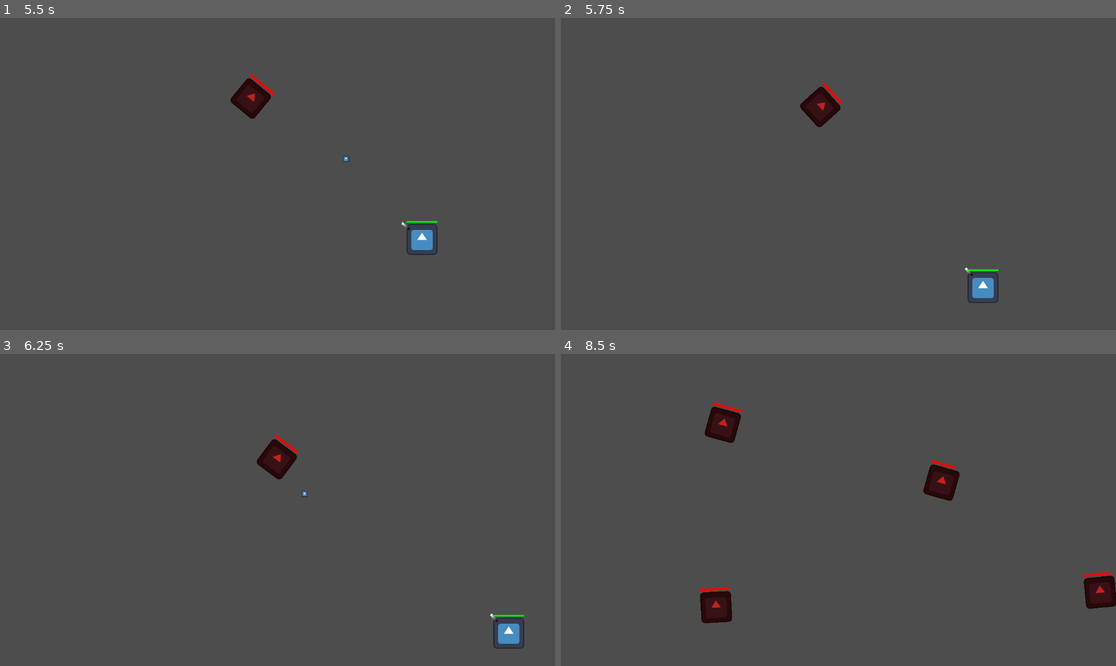
Above: before the commit, frames 1-4 (two rows, left to right).
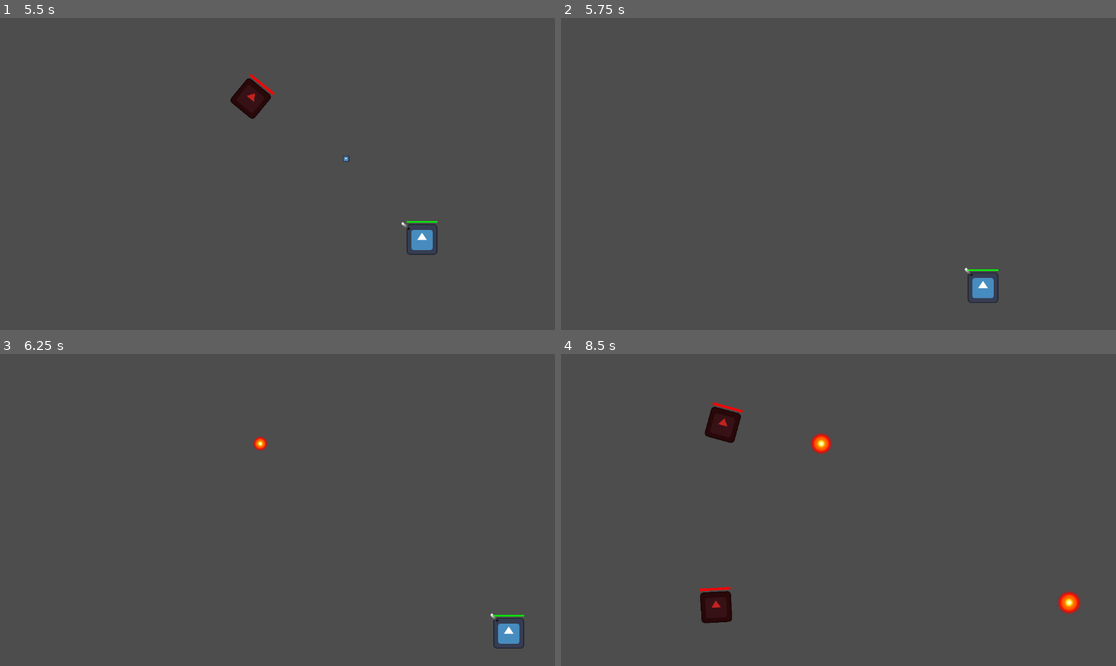
Above: after the commit, the same moments.

Repository: specialOne16/Godot-Wild-Jam-87
Game: Godot game, scene res://world/world.tscn
The game is run twice, just before and just after one commit, with the same random seed, the same clock (stepped at 60 frames per second) and the same inputs. The engine's default icon, where the game draws it, is replaced by a stand-in: a white triangle on a blue panel in a dark square.
Inputs (mouse positions are in pixels of both pictures, inside the frame that each line leads up to):
- Up to frame 1 (5.5 s): move the mouse to (399, 158) at 0.52 s; hold Right (right) 0.53-1.28 s; tap Space (attack) at 0.6, 1.35, 2.3, 3.05, 3.6, 4.35, 5.3 s; move the mouse to (166, 189) at 1.27 s; hold Down (down) 1.28-2.03 s; move the mouse to (333, 105) at 2.02 s; hold Right (right) 2.03-2.78 s; tap Q (build_wall) at 2.1, 5.1 s; move the mouse to (249, 236) at 2.77 s; hold Up (up) 2.78-3.53 s; click (249, 236) at 2.85 s; move the mouse to (444, 220) at 3.52 s; hold Left (left) 3.53-5.03 s; move the mouse to (111, 127) at 4.27 s; move the mouse to (305, 174) at 5.02 s; hold Down (down) from 5.03 s (still down)
- Up to frame 2 (5.75 s): keep holding Down (down)
- Up to frame 3 (6.25 s): move the mouse to (194, 432) at 5.77 s; release Down (down) at 5.78 s; hold Right (right) from 5.78 s (still down); click (194, 432) at 5.85 s; tap Space (attack) at 6.05 s
- Up to frame 4 (8.5 s): move the mouse to (960, 494) at 6.52 s; release Right (right) at 6.53 s; hold Up (up) 6.53-7.28 s; tap Space (attack) at 6.6, 7.35, 8.3 s; move the mouse to (727, 525) at 7.27 s; hold Right (right) 7.28-8.03 s; move the mouse to (894, 441) at 8.02 s; hold Down (down) from 8.03 s (still down); tap Q (build_wall) at 8.1 s

Frame 1 is identical in both runs. In frame 2, 0.6% of the frame differs, in the area x 43-75%, y 20-83%; in frame 3, 0.7%; in frame 4, 1.6%, in the area x 45-100%, y 25-84%.

Commit message:
enemies drop

Diff:
--- a/entities/enemies/ZombieData.gd
+++ b/entities/enemies/ZombieData.gd
@@ -3,3 +3,7 @@
 
 @export var zombie_health: float = 100.00
 @export var zombie_damage: float = 40
+
+var drops_list_items: Array =['wood','wood','wood','wood','wood','stone','stone','stone','steel','steel', 'hp','hp','hp','hp','damage','damage']
+#var drops_list_player_upgrades: Array =['hp','hp','hp','hp','damage','damage']
+var drop_count_ratio: Array = [1,1,1,1,1,1,1,1,2,2,2,3,3,4]
--- a/entities/enemies/ZombieData.tres
+++ b/entities/enemies/ZombieData.tres
@@ -1,7 +1,6 @@
 [gd_resource type="Resource" script_class="ZombieData" load_steps=2 format=3 uid="uid://dd6b64bybbe8m"]
 
-[ext_resource type="Script" uid="uid://da4kgm6q1v4hi" path="res://entities/enemies/zombie1.gd" id="1_f8rdj"]
+[ext_resource type="Script" uid="uid://b8ia7r3or2h7j" path="res://entities/enemies/ZombieData.gd" id="1_f8rdj"]
 
 [resource]
 script = ExtResource("1_f8rdj")
-metadata/_custom_type_script = "uid://da4kgm6q1v4hi"
--- a/entities/enemies/base/base_enemy.gd
+++ b/entities/enemies/base/base_enemy.gd
@@ -8,6 +8,8 @@
 @onready var hp_bar: TextureProgressBar = %enemyHpBar
 @onready var zombie_damage_timer: Timer = %ZombieDamageTimer
 @onready var zombie_range: Area2D = %ZombieRange
+const DROPS = preload("uid://b8v3hshx5sa78")
+
 
 var zombie_data := ResourceManager.zombie_data_rm
 var player_data := ResourceManager.player_data_rm
@@ -41,5 +43,11 @@
 	hp_bar.value = enemy_health
 
 	if enemy_health <= 0:
+		var item = zombie_data.drop_count_ratio[randi() % zombie_data.drop_count_ratio.size()]
 		queue_free()
+		for i in range(item):
+			var drops := DROPS.instantiate()
+			drops.global_position = self.global_position + Vector2(randf_range(-8, 8), randf_range(-8, 8))
+			get_tree().current_scene.call_deferred("add_child",drops)
+
 		ResourceManager.enemy_list.erase(self)
--- /dev/null
+++ b/entities/enemies/drops.gd
@@ -0,0 +1,19 @@
+extends Area2D
+class_name Drops
+
+var direction
+
+func _ready() -> void:
+	self.modulate.a = 0
+	self.scale = Vector2.ZERO
+	#TWEEN
+	var tween = get_tree().create_tween()
+	tween.set_parallel(true)
+
+	tween.tween_property(self, "scale", Vector2(0.15, 0.15), 1).set_trans(Tween.TRANS_BACK)
+	tween.tween_property(self, "modulate:a", 1.0, 0.25)
+
+	connect("body_entered",drop_power)
+
+func drop_power(_body: Node2D) -> void:
+	pass
--- /dev/null
+++ b/entities/enemies/drops.tscn
@@ -0,0 +1,18 @@
+[gd_scene load_steps=4 format=3 uid="uid://b8v3hshx5sa78"]
+
+[ext_resource type="Script" uid="uid://eibcl33k5p6t" path="res://entities/enemies/drops.gd" id="1_ng4oa"]
+[ext_resource type="Texture2D" uid="uid://dy2rcjauxaciv" path="res://Art/drops.png" id="1_upv5o"]
+
+[sub_resource type="CircleShape2D" id="CircleShape2D_ng4oa"]
+radius = 146.27713
+
+[node name="Drops" type="Area2D"]
+scale = Vector2(0.25, 0.25)
+script = ExtResource("1_ng4oa")
+
+[node name="Sprite2D" type="Sprite2D" parent="."]
+scale = Vector2(0.25, 0.25)
+texture = ExtResource("1_upv5o")
+
+[node name="CollisionShape2D" type="CollisionShape2D" parent="."]
+shape = SubResource("CircleShape2D_ng4oa")
--- a/entities/enemies/zombie1.gd
+++ /dev/null
@@ -1,5 +0,0 @@
-extends Resource
-class_name ZombieData
-
-@export var zombie_health: float = 100.00
-@export var zombie_damage: float = 40
--- a/entities/player/PlayerData.tres
+++ b/entities/player/PlayerData.tres
@@ -4,5 +4,5 @@
 
 [resource]
 script = ExtResource("1_arklo")
-weapon_damage = 10.0
+weapon_damage = 100.0
 metadata/_custom_type_script = "uid://ddli6qlkg6s88"
--- a/entities/player/bullet.gd
+++ b/entities/player/bullet.gd
@@ -3,7 +3,7 @@
 
 @onready var bullet_alive: Timer = %bullet_alive
 
-@export var speed := 800
+@export var bullet_speed := 800
 
 var direction := Vector2.ZERO
 var player_data := ResourceManager.player_data_rm
@@ -21,7 +21,7 @@
 	queue_free()
 
 func _physics_process(delta):
-	position += direction * speed * delta
+	position += direction * bullet_speed * delta
 
 func _on_body_entered(body: Node2D) -> void:
 	if body.has_method("damaged"):
Binary file added: Art/drops.png
Not shown, added: Art/drops.png.import
Not shown, added: entities/enemies/drops.gd.uid
Not shown, removed: entities/enemies/zombie1.gd.uid
